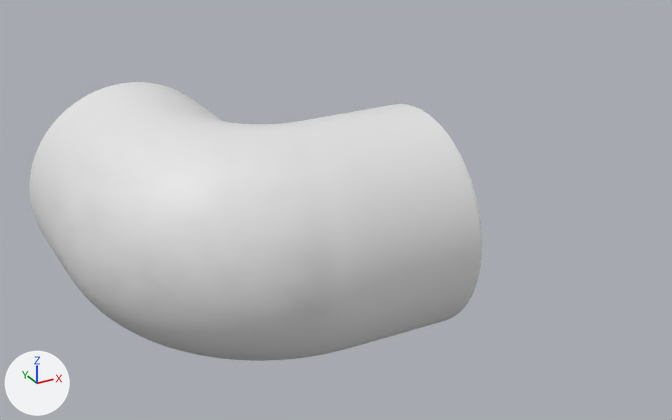
Two versions of the Blender file Blender_Assets/corner_tube.blend, one commit apart.
One viewpoint serves both versions: a 50 mm camera at (-51.6, -64.4, 34.2) aimed at (-13.6, 4.7, -0.3). The lights are fixed; the arrows at lower left show +X, +Y and +Z.
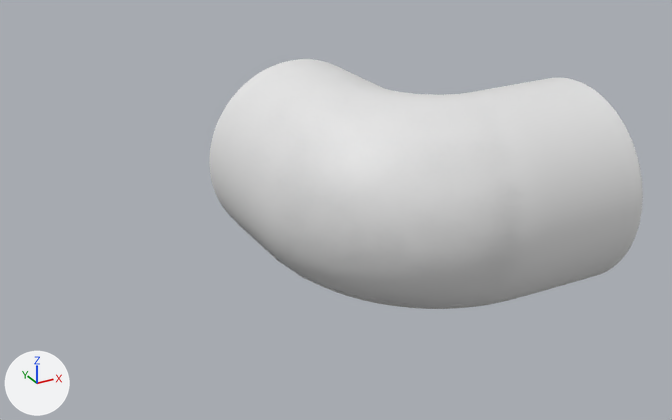
What changed in the scene script:
```text
Add me_plane_004:
    me_plane_004.from_pydata(...)  # 29 vertices, 8 faces; spans x -31.0..128.0, y -135.0..34.0, z 0.0
Change ob_circle:
    ob_circle.location: (-17.95, 0.0, 0.0) -> (0.0, 0.0, 0.0)
Add ob_plane_003:
    ob_plane_003 = bpy.data.objects.new('Plane.003', me_plane_004)
    ob_plane_003.location = (-11.76, -1.65, -7.02)
    ob_plane_003.rotation_euler = (0.0, 0.0, 1.571)  # degrees (0, 0, 90)
    ob_plane_003.scale = (0.17, 0.16, 0.15)
```

What differs and where, as boxes (x1, y1, x2, y2) in the pictures (672 x 420 px):
'Circle', moved: before (30, 82, 482, 361); after (209, 59, 643, 309)
'Plane.003', added: after (238, 224, 509, 305)
